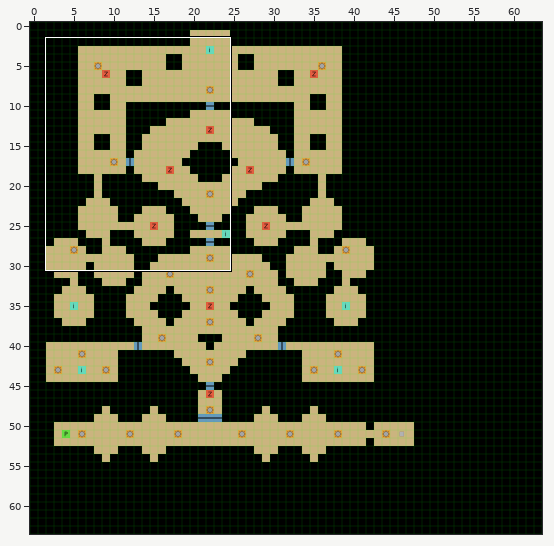
A Tiled map (JSON) gets an edit: assets/maps/chap2.json. Above, an overview of the earlier version with the close-up marked.
Close-up. Before:
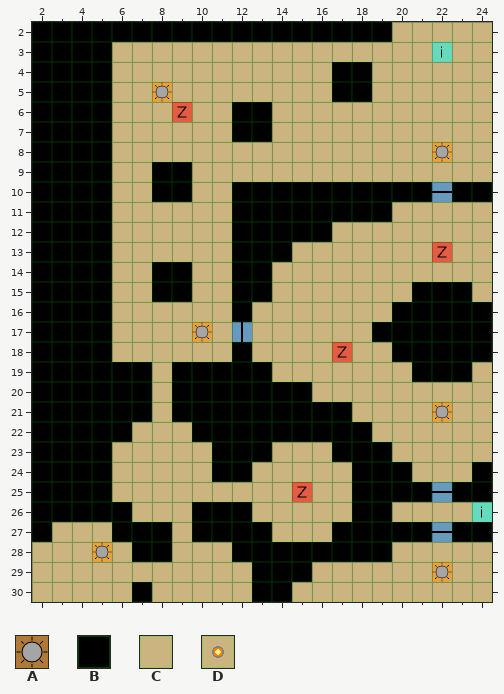
Cells are 32x32 px. Shown: x 2..24, y 2..30. The commit also changed other parts of the map, which this record leaves out.
Key: from "items": A 0; from "terrain": B 0, C 1, D 8.
_ is an empty cell.
Objects are placed by their top-left corner, in cells (3,4 is the top-left corner of cell 3,4); size is 1x1 cell unless given.
Layer "map" before, first column x 2:
 2 BBBBBBBBBBBBBBBBBBCCCCC
 3 BBBBCCCCCCCCCCCCCCCCCCC
 4 BBBBCCCCCCCCCCCBBCCCCCC
 5 BBBBCCDCCCCCCCCBBCCCCCC
 6 BBBBCCCCCCBBCCCCCCCCCCC
 7 BBBBCCCCCCBBCCCCCCCCCCC
 8 BBBBCCCCCCCCCCCCCCCCDCC
 9 BBBBCCBBCCCCCCCCCCCCCCC
10 BBBBCCBBCCBBBBBBBBBBCBB
11 BBBBCCCCCCBBBBBBBBCCCCC
12 BBBBCCCCCCBBBBBCCCCCCCC
13 BBBBCCCCCCBBBCCCCCCCCCC
14 BBBBCCBBCCBBCCCCCCCCCCC
15 BBBBCCBBCCBBCCCCCCCBBBC
16 BBBBCCCCCCBCCCCCCCBBBBB
17 BBBBCCCCDCCCCCCCCBBBBBB
18 BBBBCCCCCCBCCCCCCCBBBBB
19 BBBBBBCBBBBBCCCCCCCBBBC
20 BBBBBBCBBBBBBBCCCCCCCCC
21 BBBBBBCBBBBBBBBBCCCCDCC
22 BBBBBCCCBBBBBBBBBCCCCCC
23 BBBBCCCCCBBBCCCBBBCCCCC
24 BBBBCCCCCBBCCCCCBBBCCCB
25 BBBBCCCCCCCCCCCCBBBBCBB
26 BBBBBCCCBBBCCCCCBBCCCCC
27 BCCCBBBCBBBBCCCBBBBBCBB
28 CCCCCBBCCCBBBBBBBBCCCCC
29 CCCCCCCCCCCBBBCCCCCCDCC
30 CCCCCBCCCCCBBCCCCCCCCCC
Objects on layer "lights" before:
A "Light" at 8,5
A "Light" at 22,8
A "Light" at 10,17
A "Light" at 22,21
A "DimLight" at 5,28
A "Light" at 22,29
Now the later version:
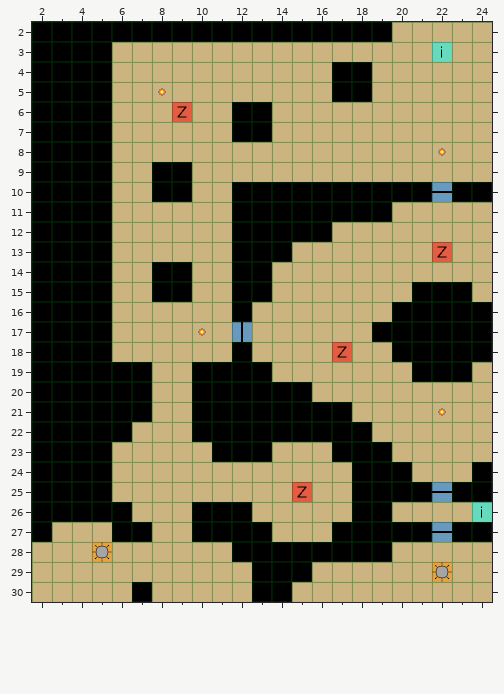
Change:
{"where": "layer \"map\""}
{"y":19,"x":9,"old":"B","new":"C"}
{"y":20,"x":9,"old":"B","new":"C"}
{"y":21,"x":9,"old":"B","new":"C"}
{"y":24,"x":11,"old":"BB","new":"CC"}
{"y":27,"x":8,"old":"B","new":"C"}
{"y":28,"x":7,"old":"BB","new":"CC"}
{"where": "layer \"lights\""}
{"was": "A \"Light\" at 10,17", "now": "outside this view"}
{"was": "A \"Light\" at 8,5"}
{"was": "A \"Light\" at 22,8"}
{"was": "A \"Light\" at 22,21"}
